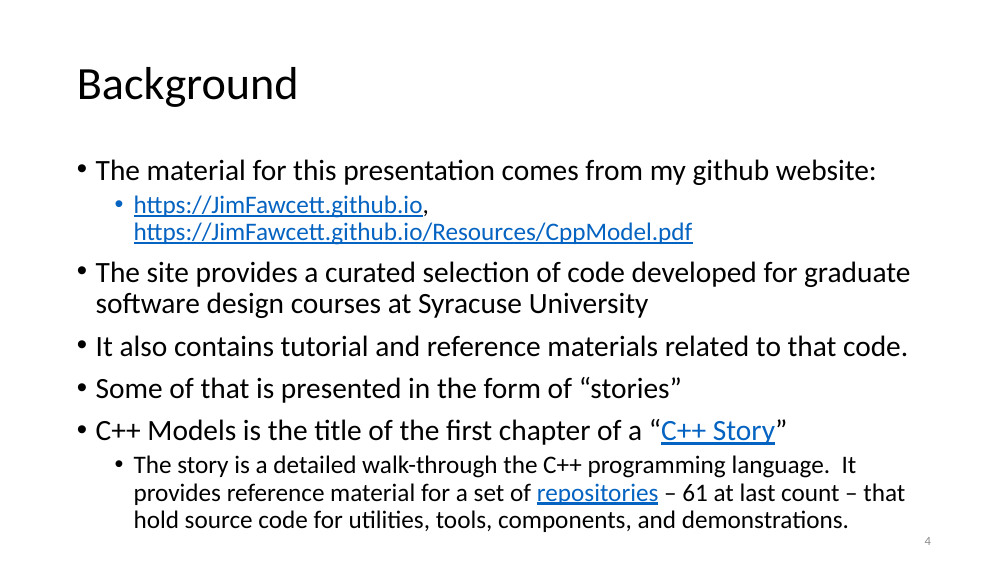
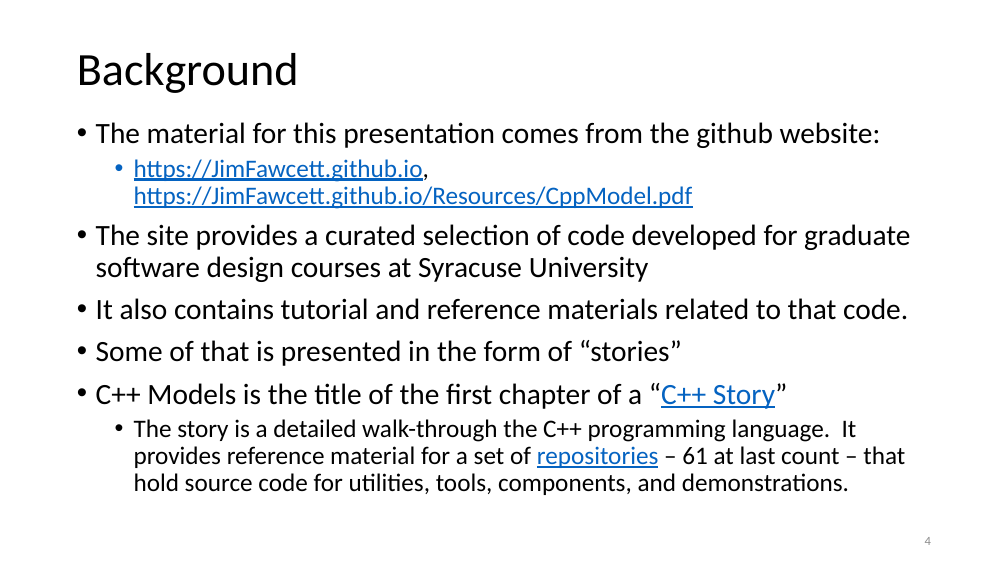
Before and after one commit to JimFawcett/JimFawcett.github.io, a slide deck: slide 4 of Resources/CppModels.pptx. Drawn at 1008x567 pixels with LibreOffice and Linux fonts; fonts in the diff are those of the drawing. Boxes give left, top, right and bottom in pixels: in the first picture for what was removed or moved away, otherwise in the second. Text is boxed around its words. In the diff, an @@ line names an element or a change of style, - is before the commit and + after.

```diff
--- a/Resources/CppModels.pptx
+++ b/Resources/CppModels.pptx
@@ title "Background": place and size @@
-title "Background" at [77,67,299,107]
+title "Background" at [77,53,299,93]
@@ text "The material for this presentation ...": place and size @@
-text "The material for this presentation ..." at [96,159,910,505]
+text "The material for this presentation ..." at [96,122,910,495]
@@ text at [96,122,881,148]: text changed @@
-• The material for this presentation comes from my github website:
+• The material for this presentation comes from the github website:
```
Also in this commit, not shown: 1 other slide changed, 1 slide added, 1 other file.
